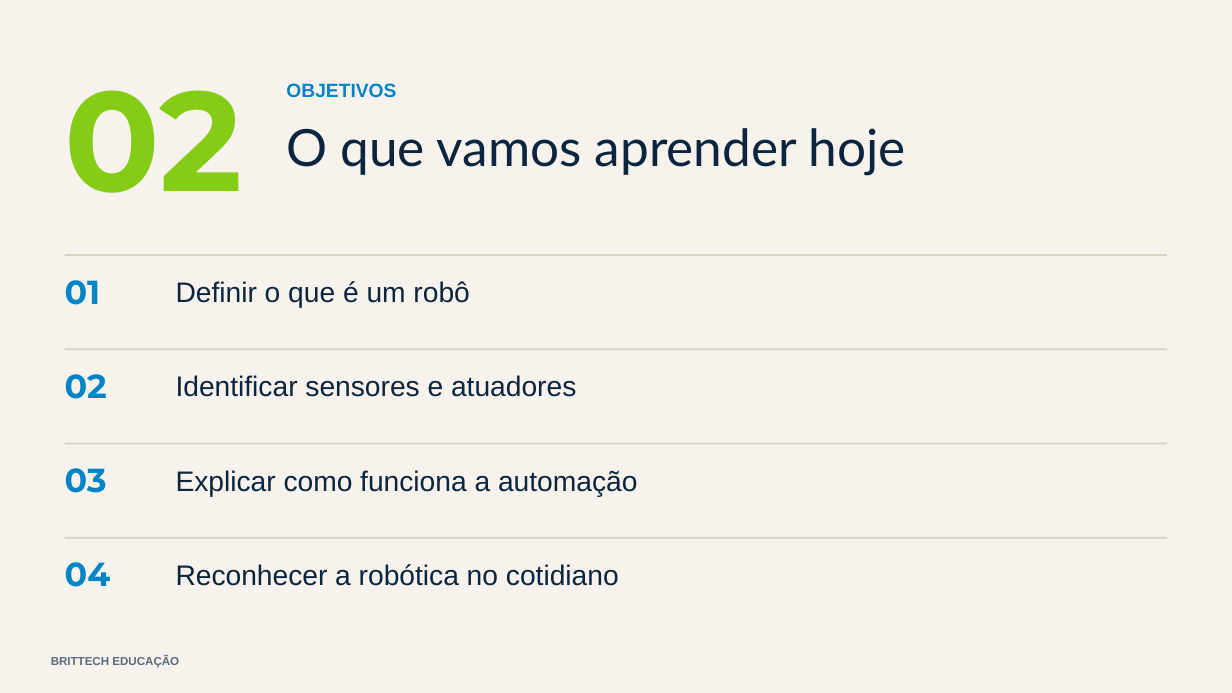
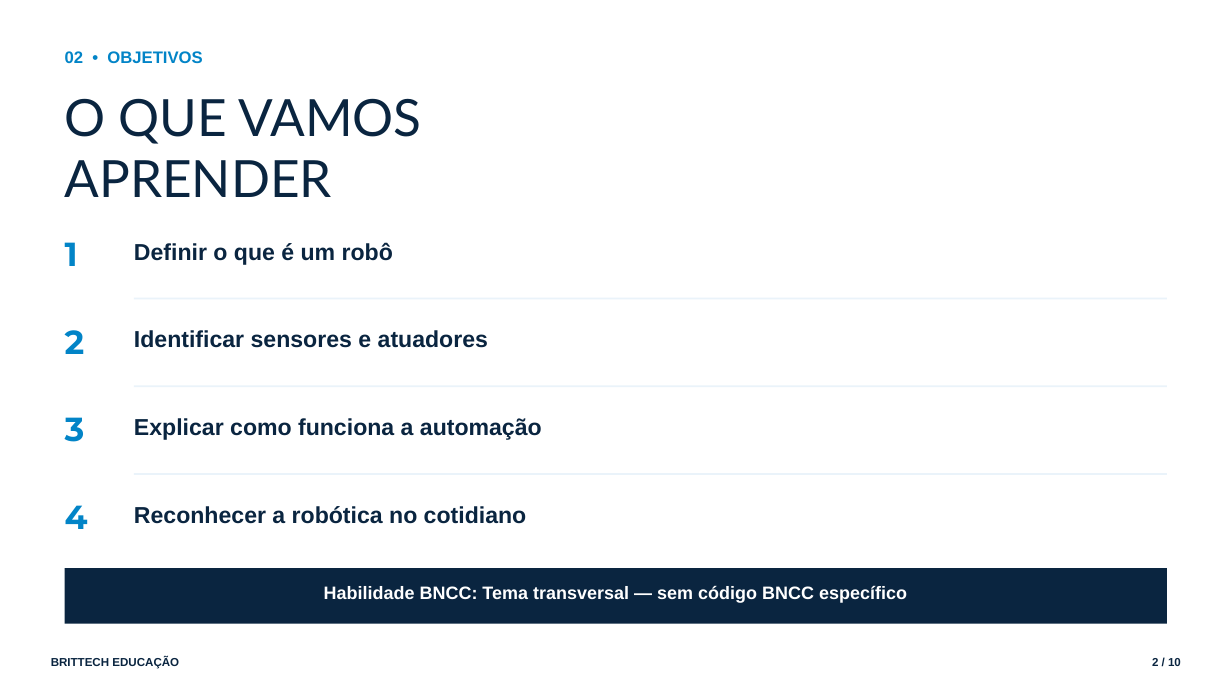
Before and after one commit to thiagollipe-web/brittech-educacao-aulas, a slide deck: slide 2 of ensino-medio/robotica-1serie-robotica-automacao.pptx. Drawn at 1232x693 pixels with LibreOffice and Linux fonts; fonts in the diff are those of the drawing. Boxes give left, top, right and bottom in pixels: in the first picture for what was removed or moved away, otherwise in the second. Text is boxed around its words. In the diff, an @@ line names an element or a change of style, - is before the commit and + after.

```diff
--- a/ensino-medio/robotica-1serie-robotica-automacao.pptx
+++ b/ensino-medio/robotica-1serie-robotica-automacao.pptx
@@ rectangle removed at bbox=[0, 0, 1232, 693] @@
@@ text at bbox=[65, 51, 202, 63]: text changed; size 110 to 13 pt; font Montserrat to Arial; text colour #84CC16 to #0284C7 @@
-02
+02 • OBJETIVOS
@@ text removed at bbox=[286, 83, 396, 98] @@
-OBJETIVOS
@@ text at bbox=[65, 98, 421, 197]: text changed @@
-O que vamos aprender hoje
+O QUE VAMOS
+APRENDER
@@ text "Definir o que é um ...": place and size @@
-text "Definir o que é um ..." at bbox=[176, 281, 469, 308]
+text "Definir o que é um ..." at bbox=[134, 242, 393, 265]
@@ text at bbox=[65, 242, 78, 266]: text changed @@
-01
+1
@@ rectangle removed at bbox=[65, 254, 1167, 256] @@
@@ rectangle: place and size @@
-rectangle at bbox=[65, 348, 1167, 350]
+rectangle at bbox=[134, 298, 1167, 299]
@@ text "Identificar sensores e atuadores": place and size @@
-text "Identificar sensores e atuadores" at bbox=[176, 375, 576, 397]
+text "Identificar sensores e atuadores" at bbox=[134, 330, 488, 348]
@@ text at bbox=[65, 330, 85, 354]: text changed @@
-02
+2
@@ rectangle: place and size @@
-rectangle at bbox=[65, 443, 1167, 445]
+rectangle at bbox=[134, 385, 1167, 387]
@@ text at bbox=[65, 417, 85, 442]: text changed @@
-03
+3
@@ text "Explicar como funciona a automação": place and size @@
-text "Explicar como funciona a automação" at bbox=[176, 470, 637, 497]
+text "Explicar como funciona a automação" at bbox=[134, 418, 542, 440]
@@ fill #D8D2C4 to #EAF3FA in 3 elements at bbox=[134, 298, 1167, 299], bbox=[134, 385, 1167, 387], bbox=[134, 473, 1167, 475] @@
@@ rectangle: place and size @@
-rectangle at bbox=[65, 537, 1167, 539]
+rectangle at bbox=[134, 473, 1167, 475]
@@ text at bbox=[65, 505, 88, 529]: text changed @@
-04
+4
@@ size 22 to 18 pt, bold on; line spacing 1 to 1.05; less space between paragraphs in 4 elements at bbox=[134, 242, 393, 265], bbox=[134, 330, 488, 348], bbox=[134, 418, 542, 440], bbox=[134, 506, 527, 524] @@
@@ text "Reconhecer a robótica no cotidiano": place and size @@
-text "Reconhecer a robótica no cotidiano" at bbox=[176, 564, 619, 586]
+text "Reconhecer a robótica no cotidiano" at bbox=[134, 506, 527, 524]
@@ rectangle added at bbox=[65, 568, 1167, 624], fill #0A2540 @@
@@ text added at bbox=[324, 585, 907, 603], 14 pt, text #FFFFFF, bold @@
+Habilidade BNCC: Tema transversal — sem código BNCC específico
@@ text "BRITTECH EDUCAÇÃO" at bbox=[51, 657, 179, 669]: text colour #5A6B7D to #0A2540; line spacing 1 to 1.05; less space between paragraphs @@
@@ text added at bbox=[1152, 658, 1181, 666], 9 pt, text #0A2540, bold @@
+2 / 10
```
Also in this commit, not shown: 3 other slides changed, 6 slides added, 4 slides removed, 4 other files.
